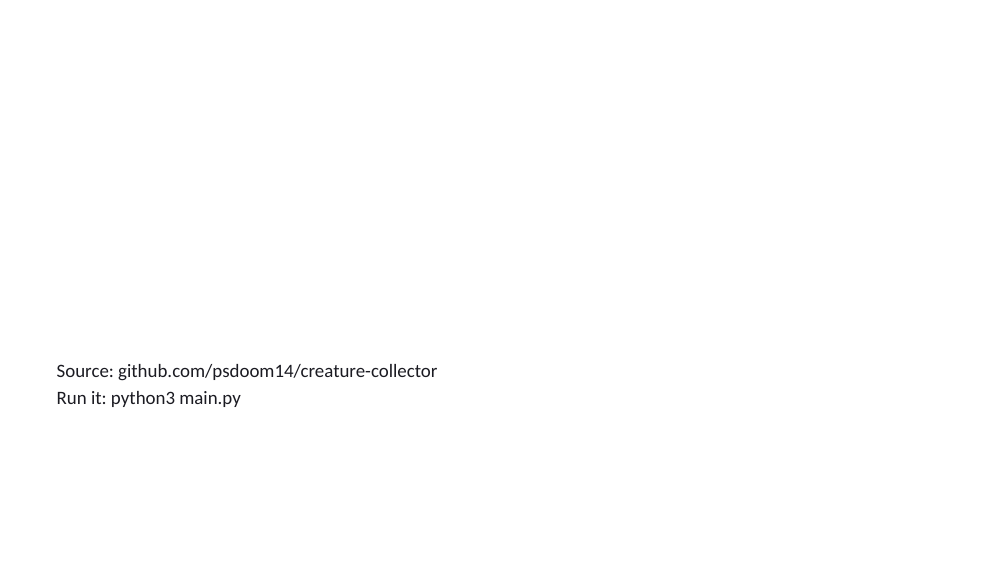
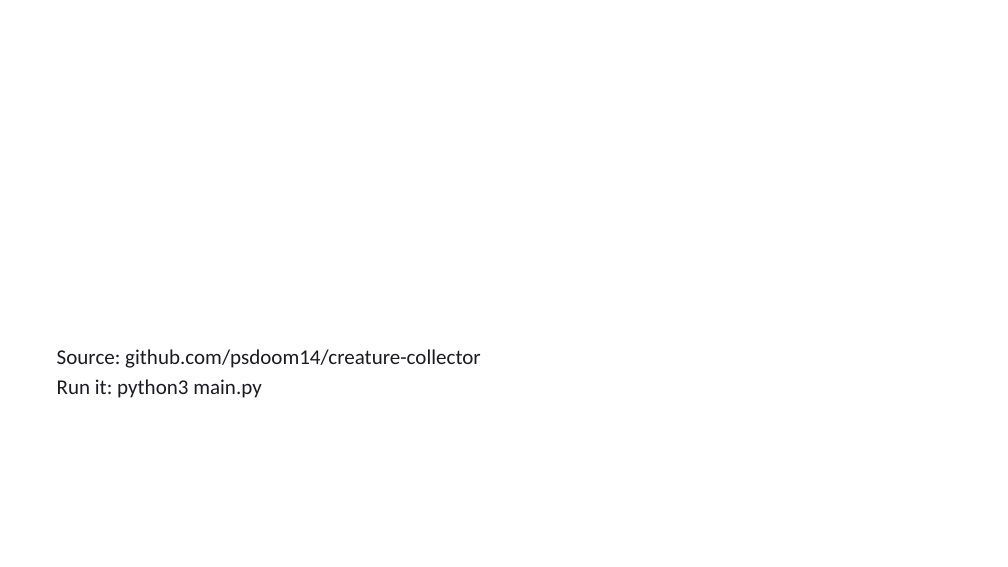
Before and after one commit to psdoom14/creature-collector, a slide deck: slide 20 of docs/presentation/CreatureCollector.pptx (slide 19 before the commit). Drawn at 1008x567 pixels with LibreOffice and Linux fonts; fonts in the diff are those of the drawing; background and template pictures are left out. Boxes give left, top, right and bottom in pixels: in the first picture for what was removed or moved away, otherwise in the second. Text is boxed around its words. In the diff, an @@ line names an element or a change of style, - is before the commit and + after.

```diff
--- a/docs/presentation/CreatureCollector.pptx
+++ b/docs/presentation/CreatureCollector.pptx
@@ text "Source: github.com/psdoom14/creature-collector": place and size @@
-text "Source: github.com/psdoom14/creature-collector" at [57, 364, 437, 407]
+text "Source: github.com/psdoom14/creature-collector" at [57, 349, 481, 398]
@@ text "Source: github.com/psdoom14/creature-collector" at [57, 349, 481, 398]: size 18 to 20 pt @@
```
Also in this commit, not shown: 9 other slides changed, 3 slides added, 2 slides removed, 3 other files.
